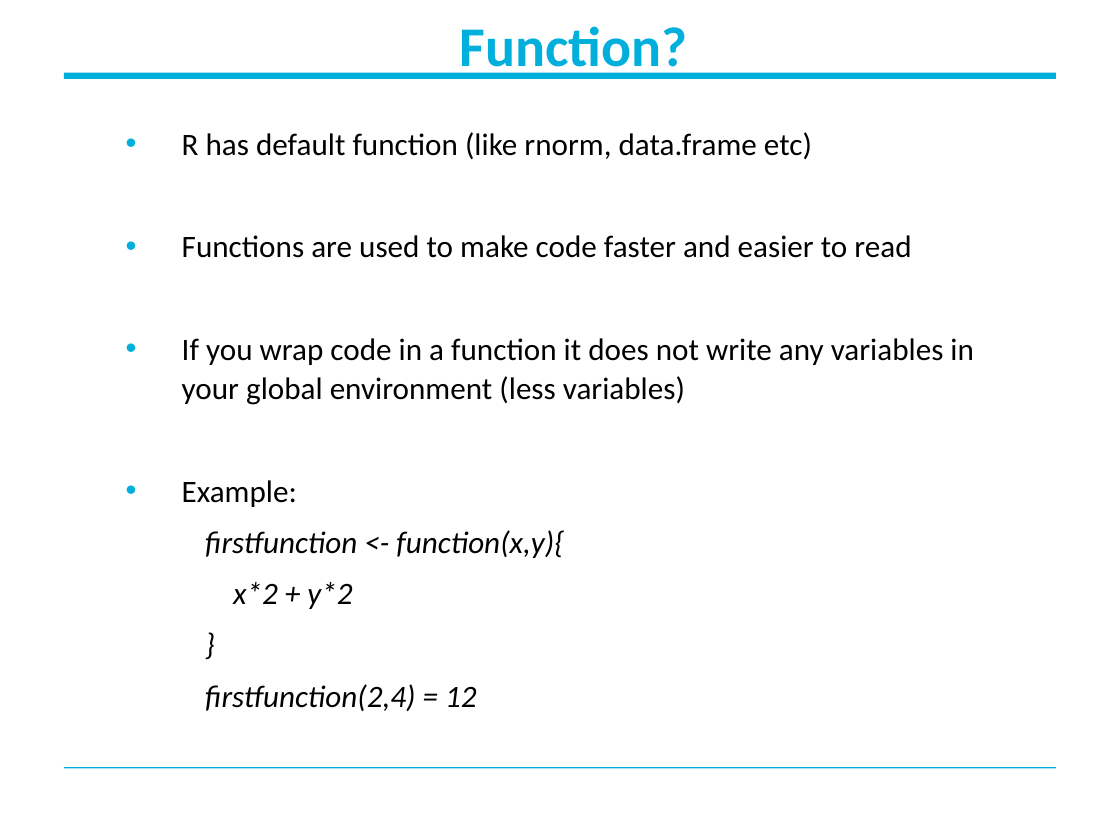
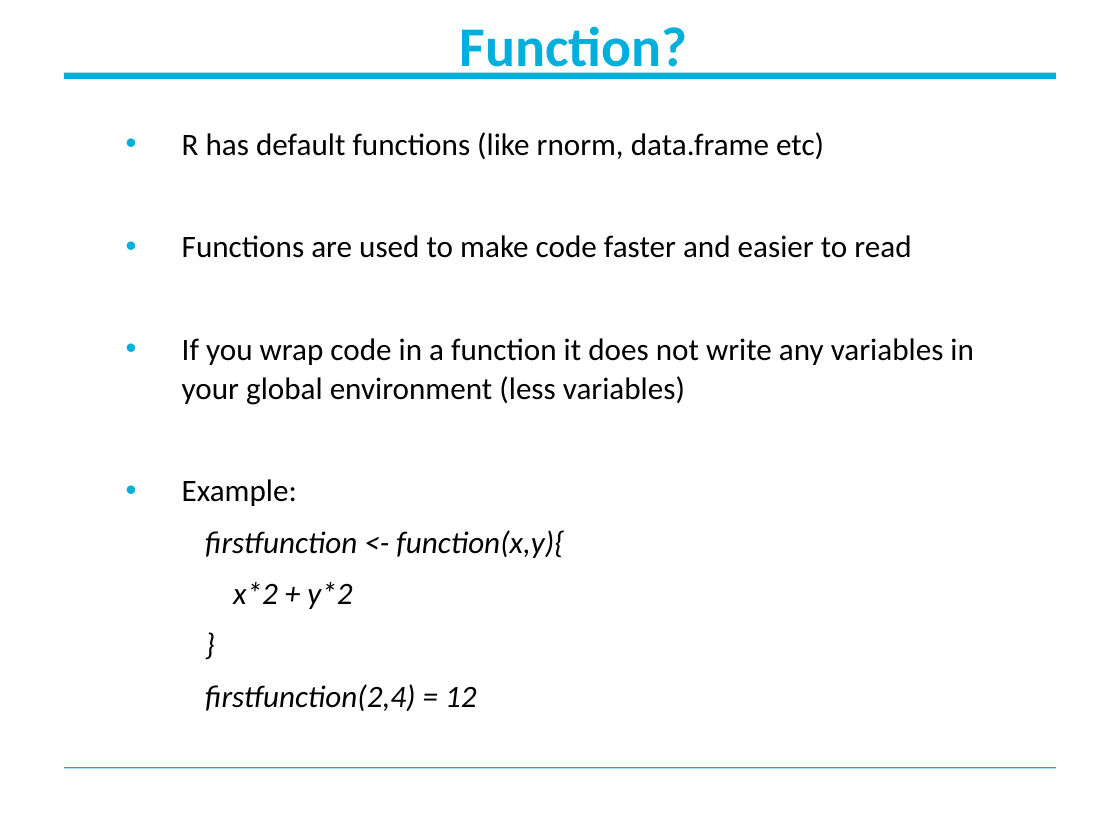
Before and after one commit to StanWijn/DMIG, a slide deck: slide 14 of R software in decision modelling - Part 2.pptx. Drawn at 1120x840 pixels with LibreOffice and Linux fonts; fonts in the diff are those of the drawing; background and template pictures are left out. Boxes give left, top, right and bottom in pixels: in the first picture for what was removed or moved away, otherwise in the second. Text is boxed around its words. In the diff, an @@ line names an element or a change of style, - is before the commit and + after.

```diff
--- a/R software in decision modelling - Part 2.pptx
+++ b/R software in decision modelling - Part 2.pptx
@@ text at (182, 132, 824, 159): text changed @@
-• R has default function (like rnorm, data.frame etc)
+• R has default functions (like rnorm, data.frame etc)
```
Also in this commit, not shown: 3 other slides changed, 5 other files.
